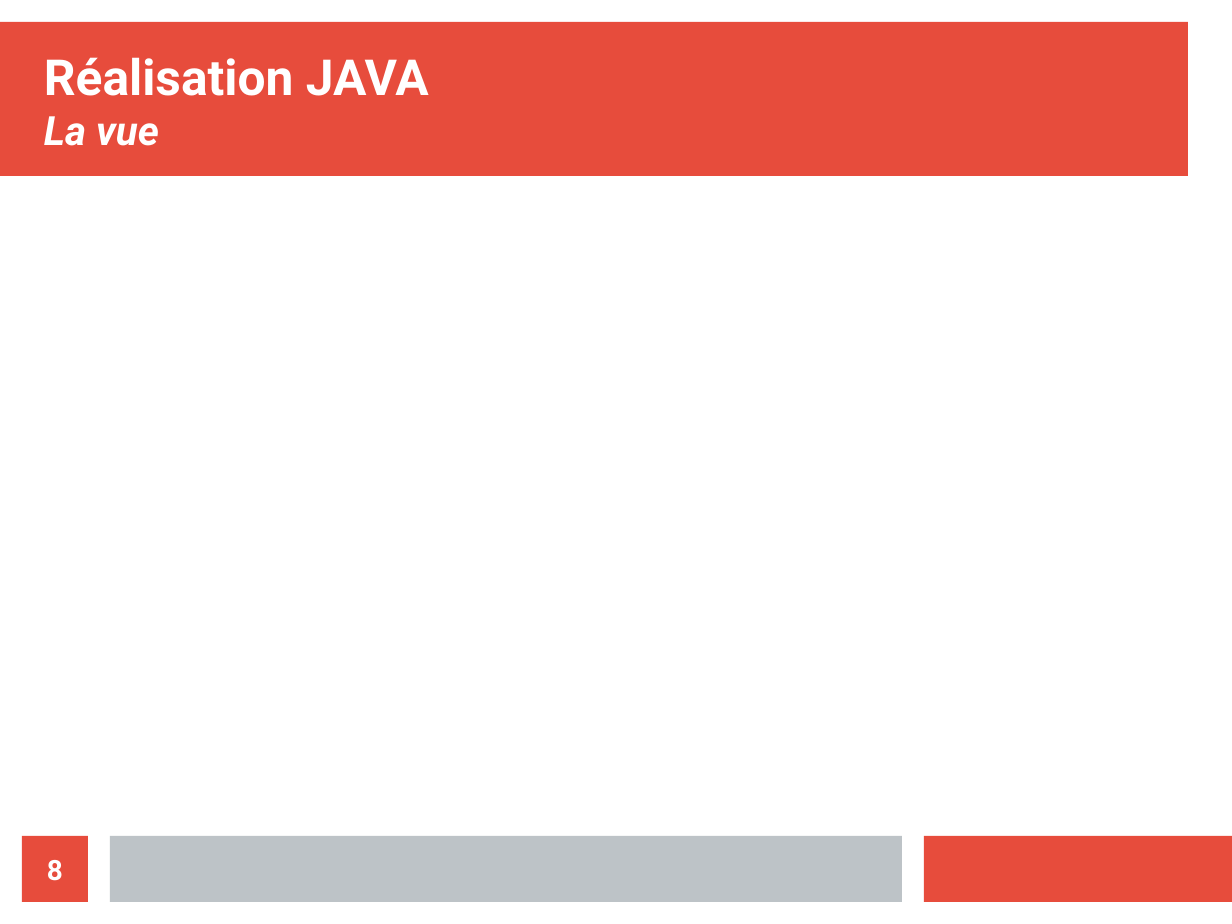
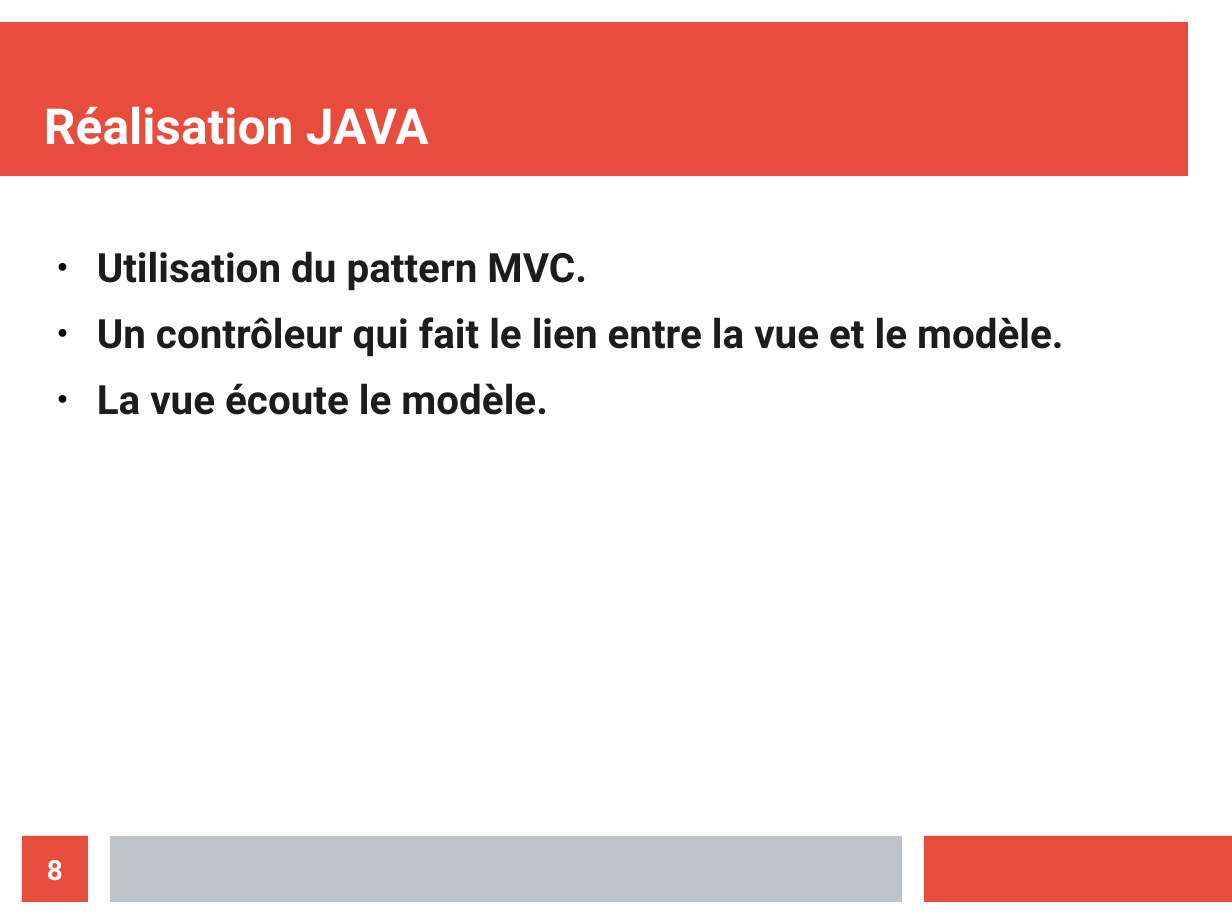
Before and after one commit to CravateRouge/JeVaisLeFaire, a slide deck: slide 8 of presBatailleNavale.odp. Drawn at 1232x924 pixels with LibreOffice and Linux fonts; fonts in the diff are those of the drawing. Boxes give left, top, right and bottom in pixels: in the first picture for what was removed or moved away, otherwise in the second. Text is boxed around its words. In the diff, an @@ line names an element or a change of style, - is before the commit and + after.

```diff
--- a/presBatailleNavale.odp
+++ b/presBatailleNavale.odp
@@ title at [44,106,429,145]: text changed @@
-Réalisation JAVA
-La vue
+Réalisation JAVA
@@ text added at [97,251,1064,415], 26 pt, text #1C1C1C, bold @@
+● Utilisation du pattern MVC.
+● Un contrôleur qui fait le lien entre la vue et le modèle.
+● La vue écoute le modèle.
```
Also in this commit, not shown: 4 slides added, 2 slides removed, 1 other file.
